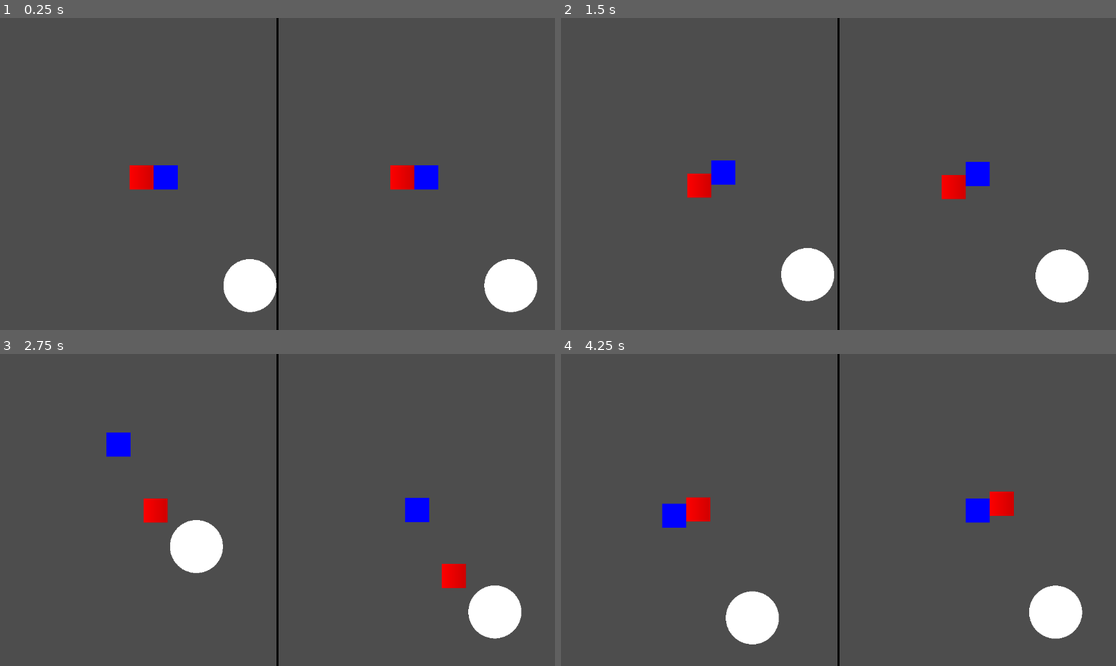
Above: before the commit, frames 1-4 (two rows, left to right).
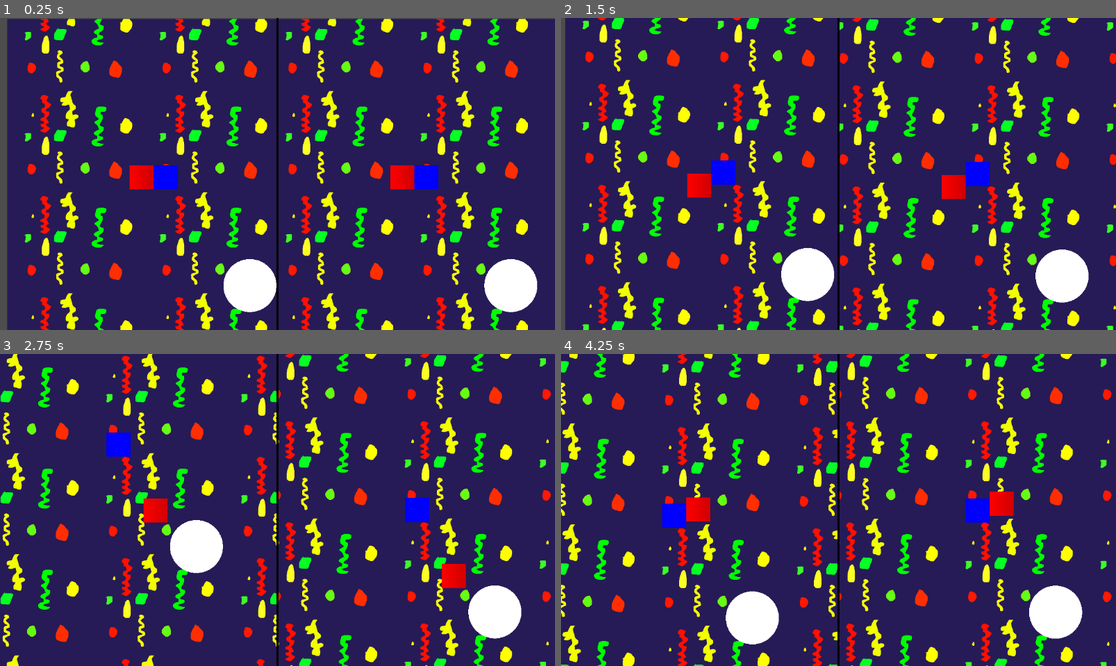
Above: after the commit, the same moments.

Repository: real-chicken-master/GDD112TempName
Game: Godot game, scene res://UI/splitscreen.tscn
Two runs of this game, one before a commit and one after it. Both use one fixed random seed, a clock stepped at 60 frames per second and the inputs below.
Inputs:
- Up to frame 1 (0.25 s): no input
- Up to frame 2 (1.5 s): hold D (right1) 0.53-1.28 s; tap Down (down2) at 0.6 s; hold S (down1) from 1.28 s (still down); tap Left (left2) at 1.35 s
- Up to frame 3 (2.75 s): release S (down1) at 2.03 s; hold D (right1) from 2.03 s (still down); tap Right (right2) at 2.1 s
- Up to frame 4 (4.25 s): release D (right1) at 2.78 s; hold W (up1) 2.78-3.53 s; tap Up (up2) at 2.85 s; hold A (left1) from 3.53 s (still down); tap Down (down2) at 3.6 s

The runs differ from the first frame. In frame 1, 94% of the frame differs, in the area x 1-100%, y 0-100%; in frame 2, 95%; in frame 3, 95%; in frame 4, 95%, in the area x 0-100%, y 0-100%.

Commit message:
Temp background for lobby added

Diff:
--- a/lobby/main_lobby.tscn
+++ b/lobby/main_lobby.tscn
@@ -1,10 +1,19 @@
-[gd_scene load_steps=4 format=3 uid="uid://dxtgtd1cq23fw"]
+[gd_scene load_steps=5 format=3 uid="uid://dxtgtd1cq23fw"]
 
+[ext_resource type="Texture2D" uid="uid://neigjw7fl147" path="res://Texture and Mesh/concept aet foall.png" id="1_4t77j"]
 [ext_resource type="PackedScene" uid="uid://c6mx5yrnxiiqu" path="res://lobby/minigame_1.tscn" id="1_x04k7"]
 [ext_resource type="PackedScene" uid="uid://bvxji66hx528i" path="res://lobby/minigame_2.tscn" id="2_d72ml"]
 [ext_resource type="PackedScene" uid="uid://bwqor80lqgqvq" path="res://lobby/minigame_3.tscn" id="3_ufeh7"]
 
 [node name="Main Lobby" type="Node2D"]
+
+[node name="ConceptAetFoall" type="Sprite2D" parent="."]
+texture_repeat = 2
+position = Vector2(588, 310)
+scale = Vector2(0.35, 0.35)
+texture = ExtResource("1_4t77j")
+region_enabled = true
+region_rect = Rect2(-1586.09, -1617.74, 4807.64, 3505.09)
 
 [node name="Minigame Start" type="Node2D" parent="."]
 
